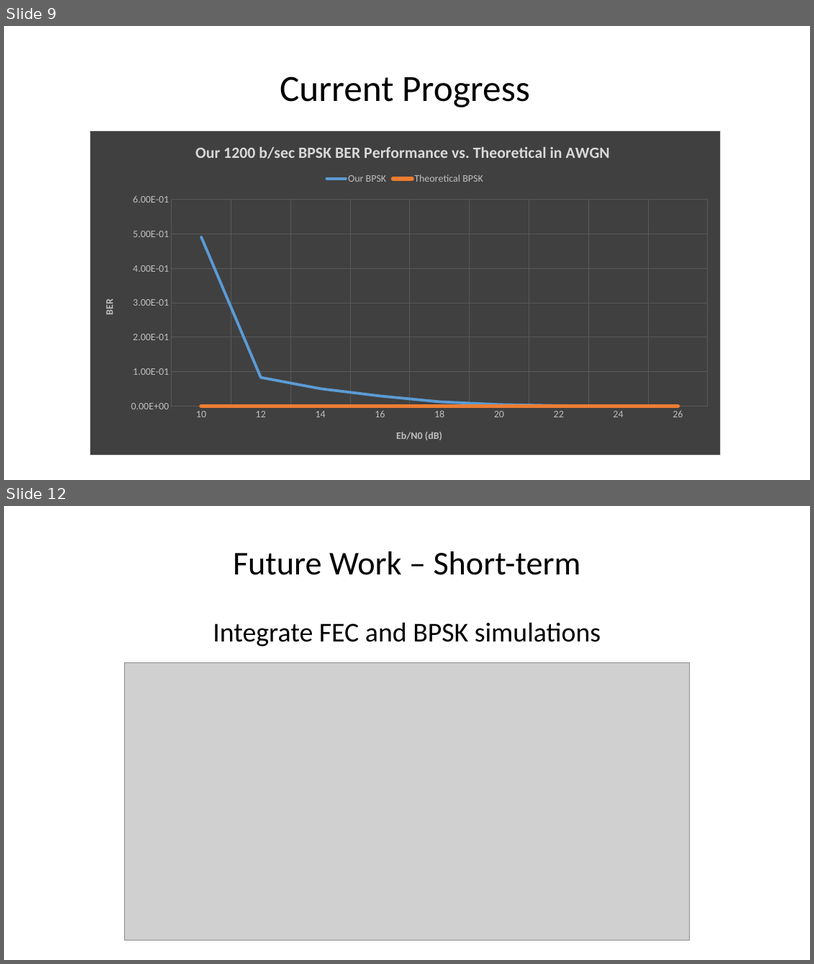
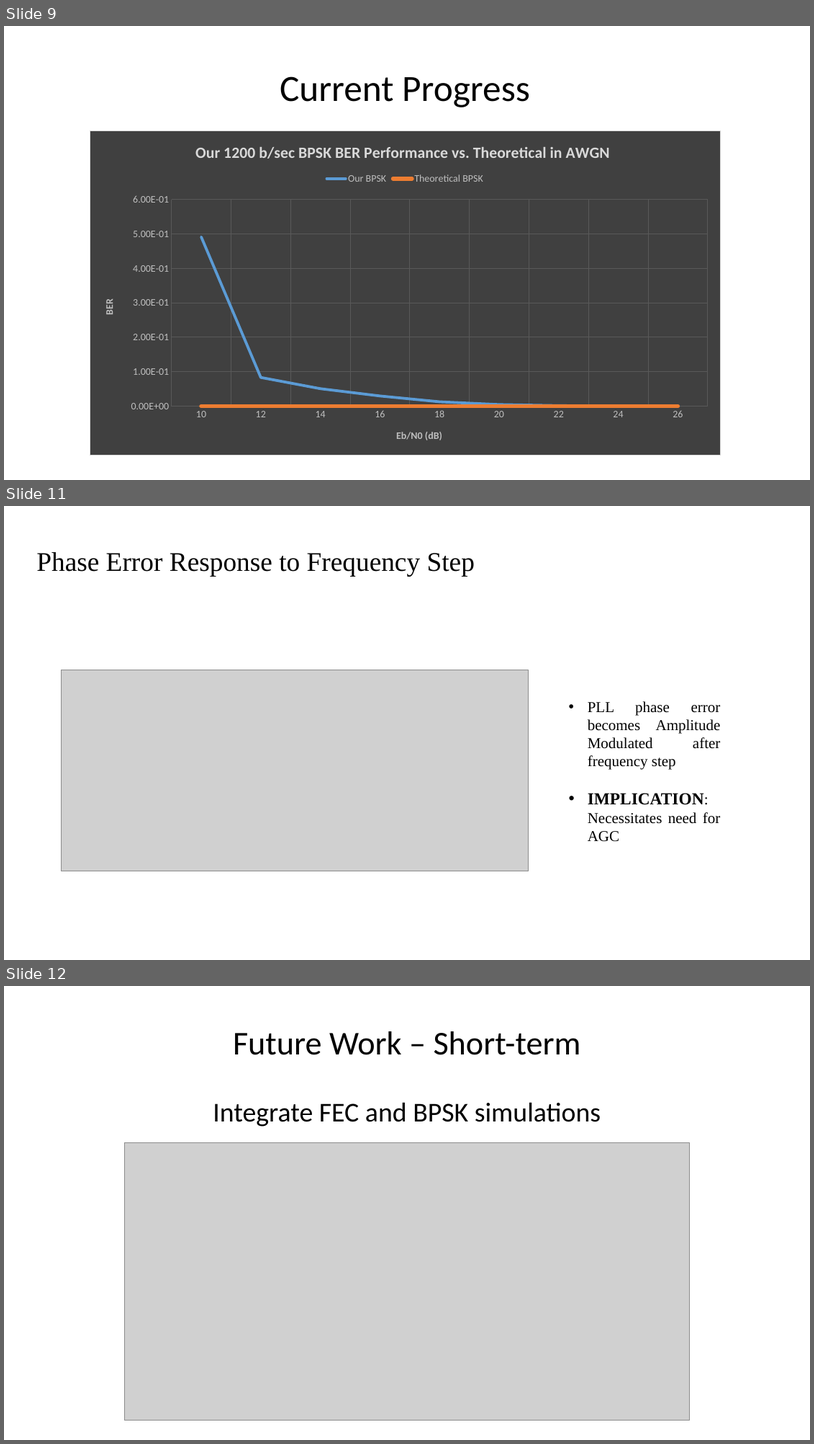
Before and after one commit to RadioInnovators/SD, a slide deck: Presentations/SD1/SD1_presentation.pptx. Shown one above the other, each under a label of ours: slides 9 and 12 before the commit, slides 9, 11 and 12 after it; the slides between them are not shown. The pictures are 814x964 and 814x1444 pixels, drawn with LibreOffice and Linux fonts; fonts in the diff are those of the drawing; grey boxes stand for pictures. Boxes give left, top, right and bottom in pixels: in the first picture for what was removed or moved away, otherwise in the second. Text is boxed around its words. In the diff, an @@ line names an element or a change of style, - is before the commit and + after.

```diff
--- a/Presentations/SD1/SD1_presentation.pptx
+++ b/Presentations/SD1/SD1_presentation.pptx
@@ slide 11 added at bbox=[4, 506, 810, 960], background #FFFFFF @@
@@ text added at bbox=[36, 552, 475, 576], 32 pt, text #000000 @@
+Phase Error Response to Frequency Step
@@ picture added at bbox=[61, 670, 528, 871] @@
@@ text added at bbox=[588, 701, 721, 842], 18 pt, text #000000 @@
+• PLL phase error becomes Amplitude Modulated after frequency step
+• IMPLICATION: Necessitates need for AGC
```
Also in this commit, not shown: 1 slide changed, 1 other slide added, 2 slides removed.
